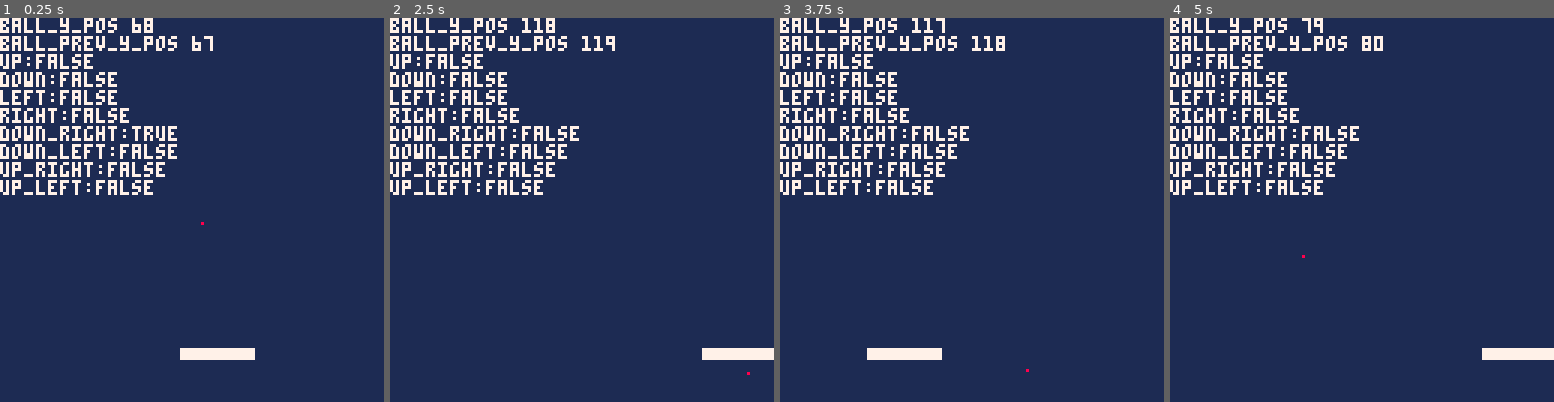
Above: before the commit, frames 1-4 (left to right).
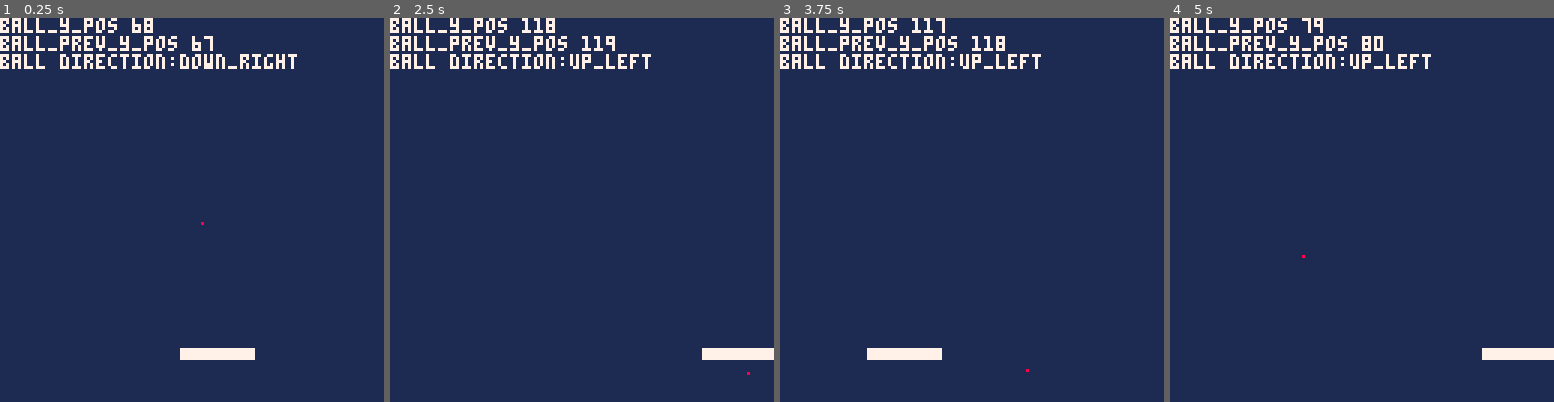
Above: after the commit, the same moments.

Repository: Mackeriah/Breakout-tutorial
Game: PICO-8 cartridge breakout/breakout.p8
The game is run twice, just before and just after one commit, with the same random seed, the same clock (stepped at 60 frames per second) and the same inputs.
Inputs:
- Up to frame 1 (0.25 s): no input
- Up to frame 2 (2.5 s): hold Right 1.6-2.1 s; hold Right from 2.47 s (still down)
- Up to frame 3 (3.75 s): release Right at 3.03 s; hold Left 3.08-3.58 s
- Up to frame 4 (5 s): hold Right 4.02-4.68 s

The runs differ from the first frame. In frame 1, 5.7% of the frame differs, in the area x 0-78%, y 9-47%; in frame 2, 5.6%; in frame 3, 5.6%; in frame 4, 5.6%.

Commit message:
adding ball_direction global variable and testing vertical bounces

Diff:
--- a/breakout/breakout.p8
+++ b/breakout/breakout.p8
@@ -16,15 +16,7 @@
 	ball_y_speed = 1
 	ball_prev_x_pos = 0
 	ball_prev_y_pos = 0
-
-	up = 'false'
-	down = 'false'
-	left = 'false'
-	right = 'false'
-	down_right = 'false'
-	down_left = 'false'
-	up_right = 'false'
-	up_left = 'false'
+	ball_direction = 'down'
 
 	-- paddle info
 	paddle_x_pos = 60
@@ -44,8 +36,8 @@
 
 function _draw() -- runs every frame (after update)
 	cls(0)
-	rectfill(0,0,127,127,1) -- the game area
-	circfill(ball_x_pos, ball_y_pos, ball_radius, 8) -- draw the ball
+	rectfill(0,0,127,127,1) -- game area
+	circfill(ball_x_pos, ball_y_pos, ball_radius, 8) -- the ball
 	draw_paddle()
 
 	-- print('ball_x_pos '..ball_x_pos)
@@ -61,15 +53,7 @@
 	-- print('pad xpos '..paddle_x_pos)
 	-- print('pad xpos + pad height)'..paddle_x_pos+paddle_height)
 	-- print('pad xpos + pad width)'..paddle_x_pos+paddle_width)
-	print('up:'..up)
-	print('down:'..down)
-	print('left:'..left)
-	print('right:'..right)
-
-	print('down_right:'..down_right)
-	print('down_left:'..down_left)
-	print('up_right:'..up_right)
-	print('up_left:'..up_left)
+	print('ball direction:'..ball_direction)
 
 end
 
@@ -135,57 +119,43 @@
 
 function ball_paddle_collision()
 
-	-- if I check current x and y pos against next x and y I think I can determine which way ball is moving
-	-- if next_x == current_x and next_y > current_y then ball is going DOWN
-	-- if next_x == current_x  and next_y < current_y then ball is going UP
-	-- if next_x > current_x and next_y == current_y then ball is going RIGHT
-	-- if next_x < current_x and next_y == current_y then ball is going LEFT
-
-	-- if next_x > current_x and next_y > current_y then ball is going diaganolly DOWN RIGHT
-	-- if next_x < current_x and next_y > current_y then ball is going diaganolly DOWN LEFT
-	-- if next_x > current_x and next_y < current_y then ball is going diaganolly UP RIGHT
-	-- if next_x < current_x and next_y < current_y then ball is going diaganolly UP LEFT
-
-
-	-- I have a feeling that I need to cater for ball changing direction
 	if ball_x_pos == ball_prev_x_pos and ball_y_pos > ball_prev_y_pos then
-		down = 'true'
-		up = 'false'
+		ball_direction = 'down'
 	end
 	if ball_x_pos == ball_prev_x_pos and ball_y_pos < ball_prev_y_pos then
-		up = 'true'
-		down = 'false'
+		ball_direction = 'up'
 	end
 
 	if ball_x_pos > ball_prev_x_pos and ball_y_pos == ball_prev_y_pos then
-		right = 'true'
-		left = 'false'
+		ball_direction = 'right'
 	end
 
 	if ball_x_pos < ball_prev_x_pos and ball_y_pos == ball_prev_y_pos then
-		left = 'true'
-		right = 'false'
+		ball_direction = 'left'
 	end
 
 	if ball_x_pos > ball_prev_x_pos and ball_y_pos > ball_prev_y_pos then
-		down_right = 'true'
-		down_left = 'false'
-		up_right = 'false'
-		up_left = 'false'
-	else
-		down_right = 'false'
-	end
-
-	-- *************** REMINDER: you might end up wanting a global variable called ball_direction and
-	-- update this with whatever the current movement is. e.g. left, right, down-right, up-left etc and
-	-- then I can refer to this to determine the type of collision I use
+		ball_direction = 'down_right'
+	end
+
+	if ball_x_pos > ball_prev_x_pos and ball_y_pos < ball_prev_y_pos then
+		ball_direction = 'up_right'
+	end
+
+	if ball_x_pos < ball_prev_x_pos and ball_y_pos > ball_prev_y_pos then
+		ball_direction = 'down_left'
+	end
+
+	if ball_x_pos < ball_prev_x_pos and ball_y_pos < ball_prev_y_pos then
+		ball_direction = 'up_left'
+	end
 
 
 	-- THIS PART IS WORKING CORRECTLY
-	-- did bottom of ball hit top of paddle? (-1 as that's the contact point)
-	if (ball_y_pos + ball_radius == paddle_y_pos-1) and
-	   ball_x_pos >= paddle_x_pos and -- check ball is at or beyond paddle left side
-	   (ball_x_pos <= paddle_x_pos+paddle_width) then -- and right side
+	-- did bottom of ball hit top of paddle? (-1 as then ball is touching paddle)
+	if (ball_y_pos + ball_radius == paddle_y_pos - 1) and
+	   ball_x_pos >= paddle_x_pos and -- check ball is in line with left edge or beyond...
+	   (ball_x_pos <= paddle_x_pos+paddle_width) then -- up to the edge of paddle right side
 		ball_y_speed = -ball_y_speed -- therefore vertical bounce
 		sfx(1)
 	end
